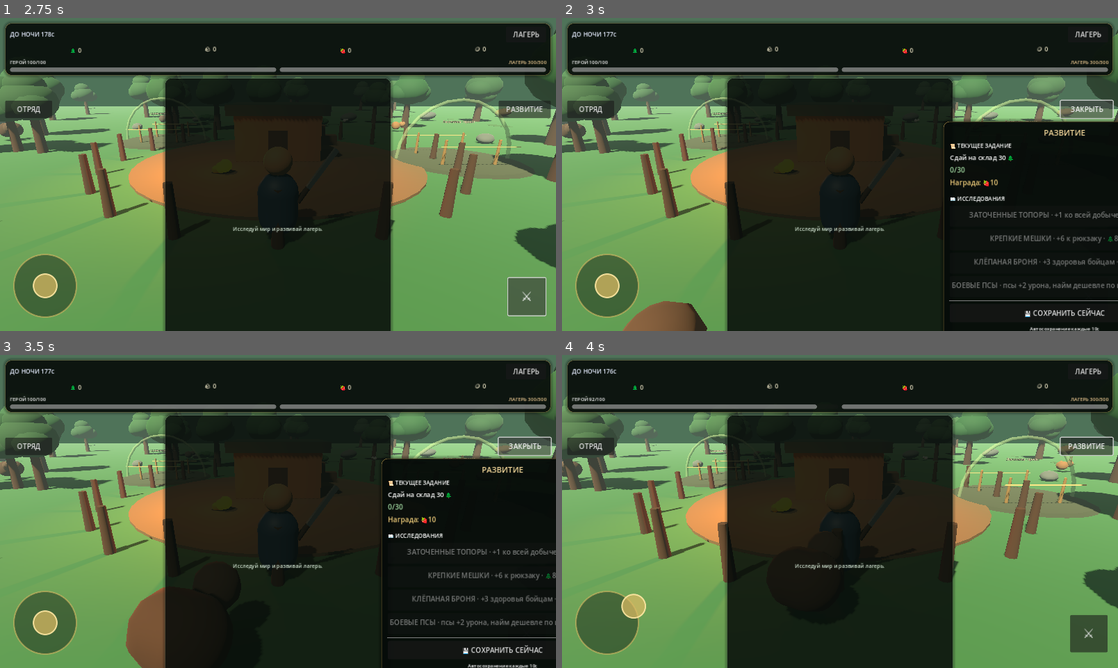
Above: before the commit, frames 1-4 (two rows, left to right).
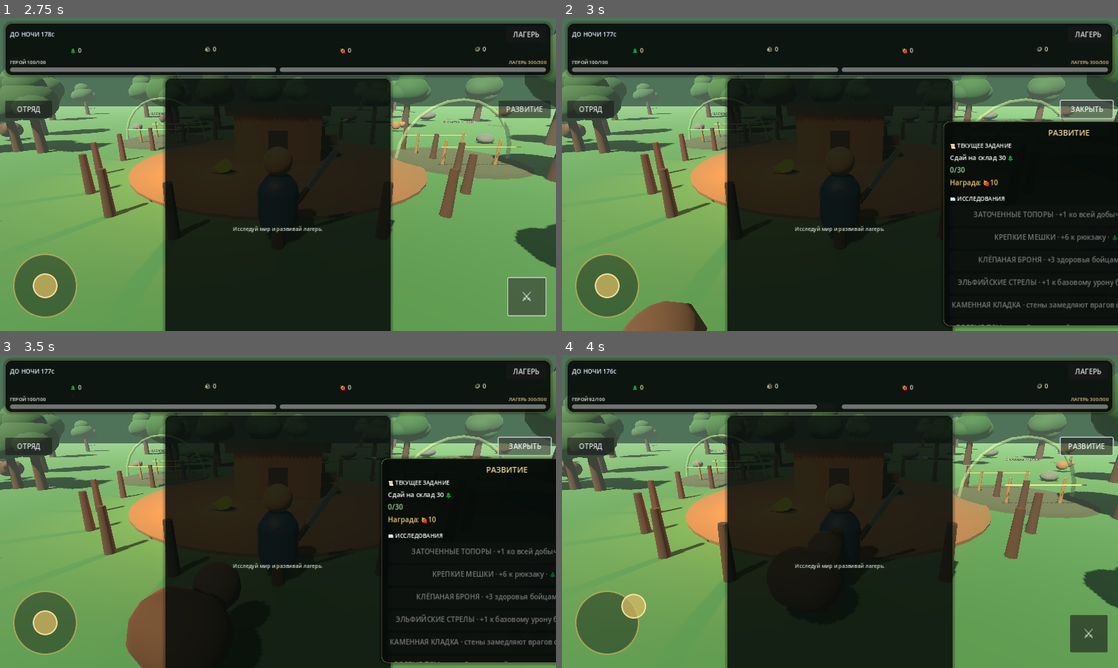
Above: after the commit, the same moments.

Repository: uniafing-ship-it/my-camp-game
Game: Godot game, scene res://scenes/Main.tscn
The game is run twice, just before and just after one commit, with the same random seed, the same clock (stepped at 60 frames per second) and the same inputs.
Inputs (mouse positions are in pixels of both pictures, inside the frame that each line leads up to):
- Up to frame 1 (2.75 s): click "ЛАГЕРЬ" at 0.5 s; click "ЗАКРЫТЬ" at 1.25 s; click "⚔" at 2 s
- Up to frame 2 (3 s): click "РАЗВИТИЕ" at 2.75 s
- Up to frame 3 (3.5 s): no input
- Up to frame 4 (4 s): tap Enter at 3.5 s; drag from (606, 624) to (895, 442) at 3.52 s

Frame 1 is identical in both runs. In frame 2, 2.6% of the frame differs, in the area x 68-100%, y 35-100%; in frame 3, 2.6%; in frame 4, nothing differs.

Commit message:
Godot Stage 8: expose all six legacy research items

Diff:
--- a/godot/scripts/progression_hud.gd
+++ b/godot/scripts/progression_hud.gd
@@ -43,15 +43,23 @@
 	_drawer.mouse_filter = Control.MOUSE_FILTER_STOP
 	_drawer.add_theme_stylebox_override("panel", _style())
 	add_child(_drawer)
+
+	var scroll := ScrollContainer.new()
+	scroll.set_anchors_and_offsets_preset(Control.PRESET_FULL_RECT)
+	scroll.horizontal_scroll_mode = ScrollContainer.SCROLL_MODE_DISABLED
+	_drawer.add_child(scroll)
 	var margin := MarginContainer.new()
+	margin.size_flags_horizontal = Control.SIZE_EXPAND_FILL
 	margin.add_theme_constant_override("margin_left", 14)
 	margin.add_theme_constant_override("margin_right", 14)
 	margin.add_theme_constant_override("margin_top", 12)
 	margin.add_theme_constant_override("margin_bottom", 12)
-	_drawer.add_child(margin)
+	scroll.add_child(margin)
 	var box := VBoxContainer.new()
+	box.size_flags_horizontal = Control.SIZE_EXPAND_FILL
 	box.add_theme_constant_override("separation", 6)
 	margin.add_child(box)
+
 	var title := Label.new()
 	title.text = "РАЗВИТИЕ"
 	title.horizontal_alignment = HORIZONTAL_ALIGNMENT_CENTER
@@ -77,9 +85,9 @@
 	research_header.text = "📖 ИССЛЕДОВАНИЯ"
 	research_header.add_theme_font_size_override("font_size", 13)
 	box.add_child(research_header)
-	for research_id in ["axes", "bags", "armor", "hounds"]:
+	for research_id in ["axes", "bags", "armor", "arrows", "walls", "hounds"]:
 		var button := Button.new()
-		button.custom_minimum_size = Vector2(0, 48)
+		button.custom_minimum_size = Vector2(0, 46)
 		button.pressed.connect(_on_research_pressed.bind(research_id))
 		box.add_child(button)
 		_research_buttons[research_id] = button
@@ -105,9 +113,9 @@
 	_button.position = Vector2(size.x - 132.0, 190.0)
 	_button.size = Vector2(120.0, 40.0)
 	var width := minf(size.x - 24.0, 390.0)
-	var height := minf(size.y - 250.0, 500.0)
+	var height := minf(size.y - 250.0, 560.0)
 	_drawer.position = Vector2(size.x - width - 12.0, 238.0)
-	_drawer.size = Vector2(width, maxf(360.0, height))
+	_drawer.size = Vector2(width, maxf(330.0, height))
 
 func _bind() -> void:
 	_progression = get_tree().get_first_node_in_group("progression_manager")
@@ -158,16 +166,23 @@
 func _on_research_pressed(research_id: String) -> void:
 	if _progression != null and _progression.research(research_id):
 		_refresh()
+
 func _on_save_pressed() -> void:
 	if _save_manager == null or not is_instance_valid(_save_manager):
 		_save_manager = get_tree().get_first_node_in_group("save_manager")
 	if _save_manager != null:
 		_save_manager.save_game()
-func _on_progression_changed(_snapshot: Dictionary) -> void: _refresh()
-func _on_save_completed(success: bool, _unix_time: int) -> void: _save_status.text = "Сохранено" if success else "Ошибка сохранения"
+
+func _on_progression_changed(_snapshot: Dictionary) -> void:
+	_refresh()
+
+func _on_save_completed(success: bool, _unix_time: int) -> void:
+	_save_status.text = "Сохранено" if success else "Ошибка сохранения"
+
 func _on_load_completed(found: bool) -> void:
 	_save_status.text = "Сохранение загружено" if found else "Новая игра · автосохранение включено"
 	_refresh()
+
 func _cost_text(cost: Dictionary) -> String:
 	var parts: Array[String] = []
 	var names := {"wood":"🌲", "stone":"🪨", "food":"🍓", "gold":"🪙", "pelts":"🧵"}
@@ -175,5 +190,6 @@
 		if int(cost.get(key, 0)) > 0:
 			parts.append("%s%d" % [str(names[key]), int(cost[key])])
 	return " ".join(parts)
+
 func _reward_text(reward: Dictionary) -> String:
 	return "—" if reward.is_empty() else _cost_text(reward)
